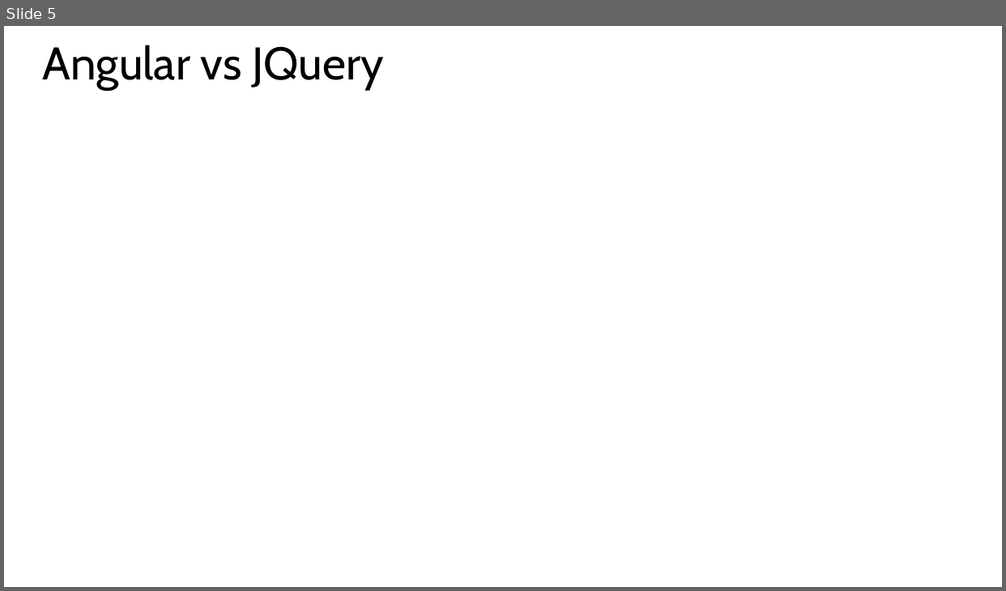
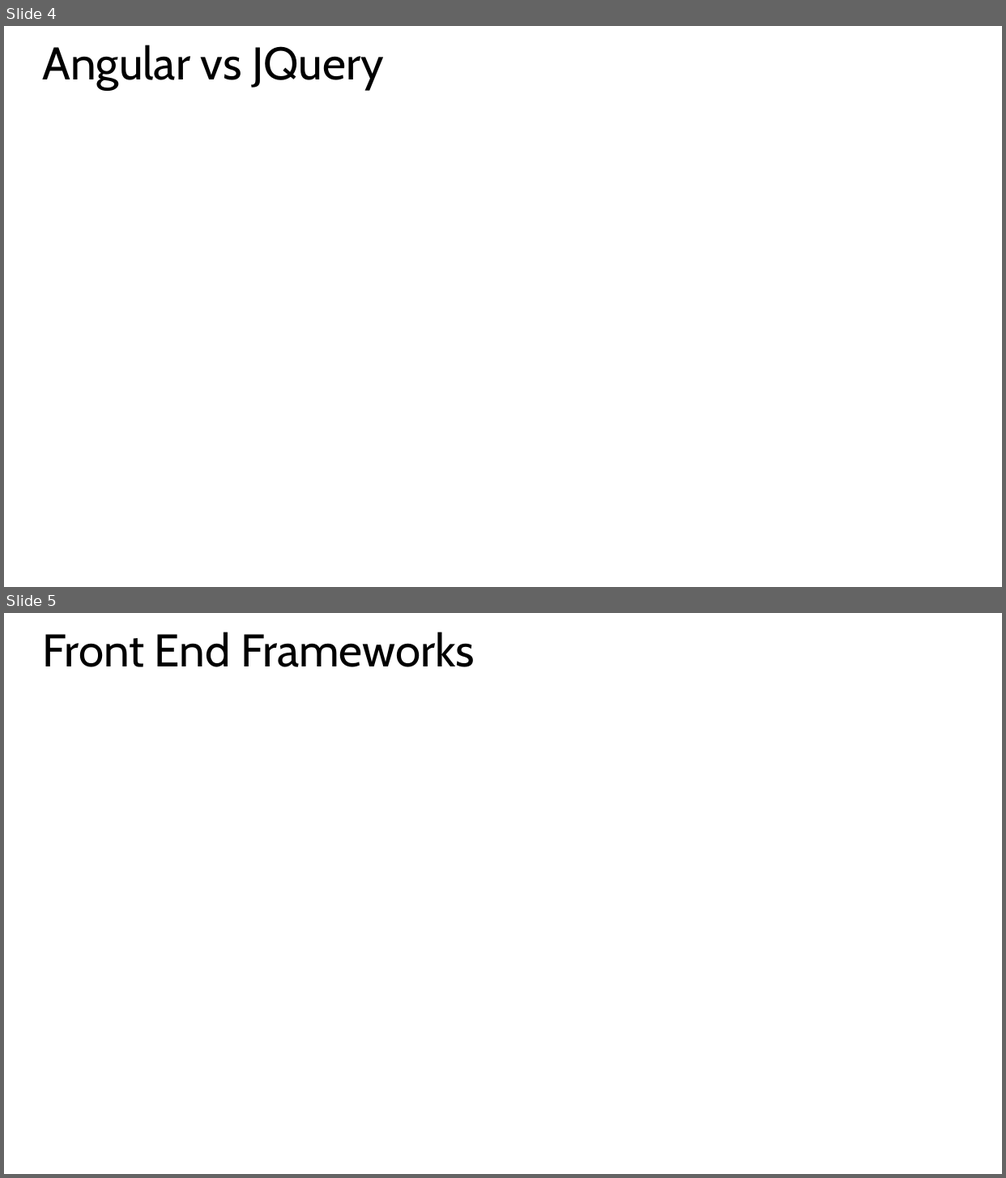
Before and after one commit to hwz/chirp, a slide deck: slides/module2.pptx. Shown one above the other, each under a label of ours: slide 5 before the commit, slides 4 and 5 after it. The pictures are 1006x591 and 1006x1178 pixels, drawn with LibreOffice and Linux fonts; fonts in the diff are those of the drawing. Boxes give left, top, right and bottom in pixels: in the first picture for what was removed or moved away, otherwise in the second. Text is boxed around its words. In the diff, an @@ line names an element or a change of style, - is before the commit and + after.

```diff
--- a/slides/module2.pptx
+++ b/slides/module2.pptx
@@ slide 5 added at bbox=[4, 613, 1002, 1174], background #FFFFFF @@
@@ title added at bbox=[43, 632, 475, 667], 44 pt, text #000000 @@
+Front End Frameworks
@@ what was slide 5 is now slide 4 @@
```
Also in this commit, not shown: 1 slide changed, 15 other slides added, 2 slides removed, 5 other files.
